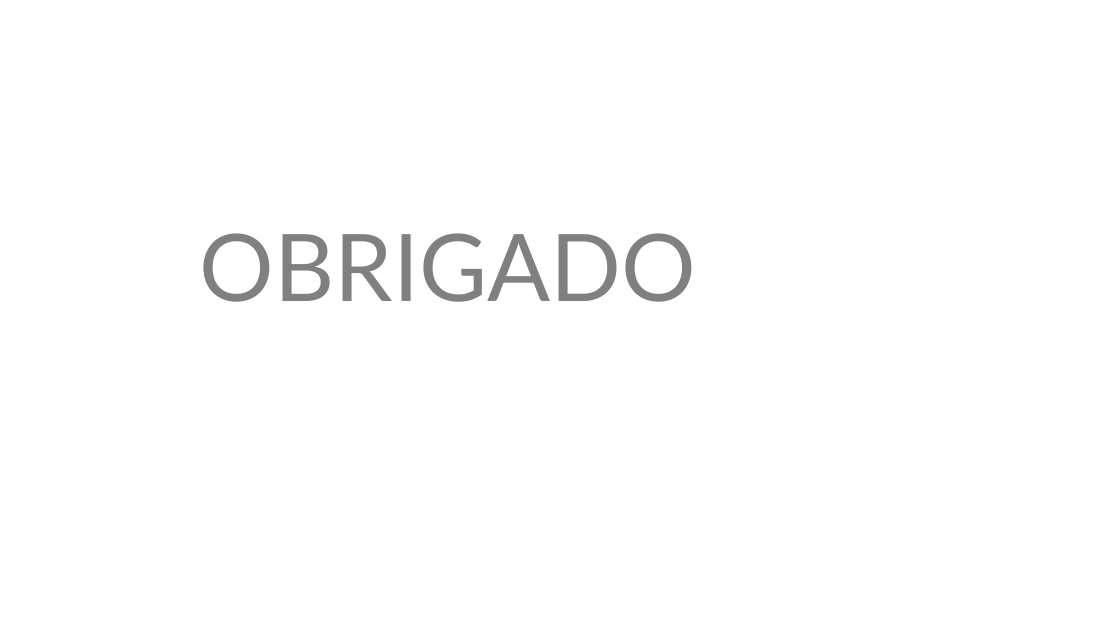
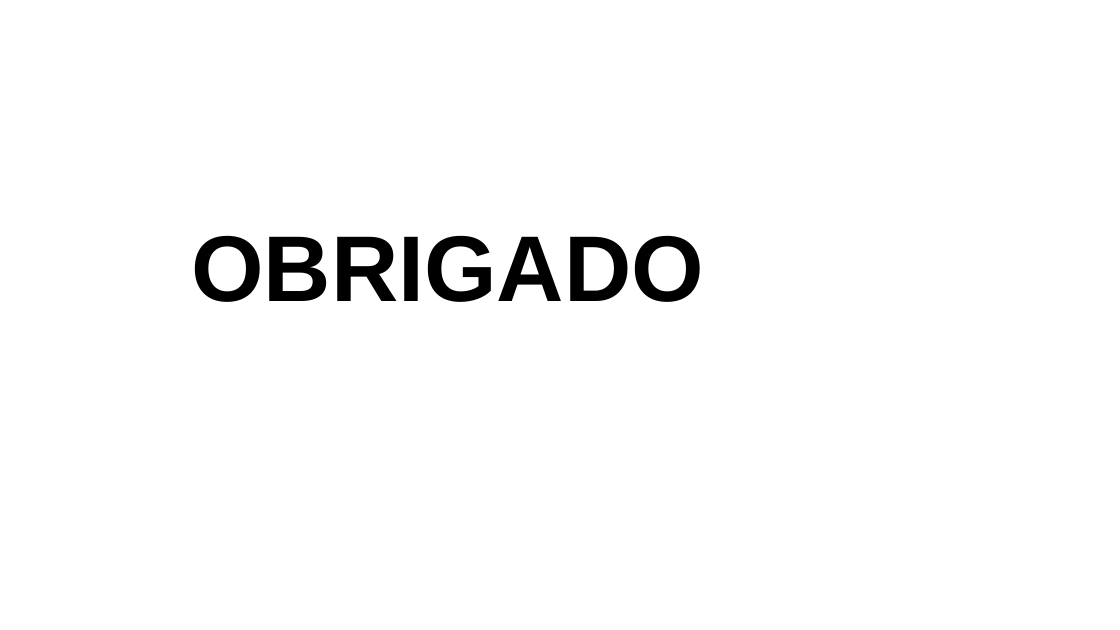
Before and after one commit to yunoguthi/testeCursoGit, a slide deck: slide 39 of git.pptx (slide 25 before the commit). Drawn at 1120x630 pixels with LibreOffice and Linux fonts; fonts in the diff are those of the drawing; background and template pictures are left out. Boxes give left, top, right and bottom in pixels: in the first picture for what was removed or moved away, otherwise in the second. Text is boxed around its words. In the diff, an @@ line names an element or a change of style, - is before the commit and + after.

```diff
--- a/git.pptx
+++ b/git.pptx
@@ text "OBRIGADO" at [191,235,704,302]: font Lato to Arial, text colour #808080 to #000000, bold on @@
```
Also in this commit, not shown: 20 other slides changed, 15 slides added, 1 slide removed, 11 other files.
